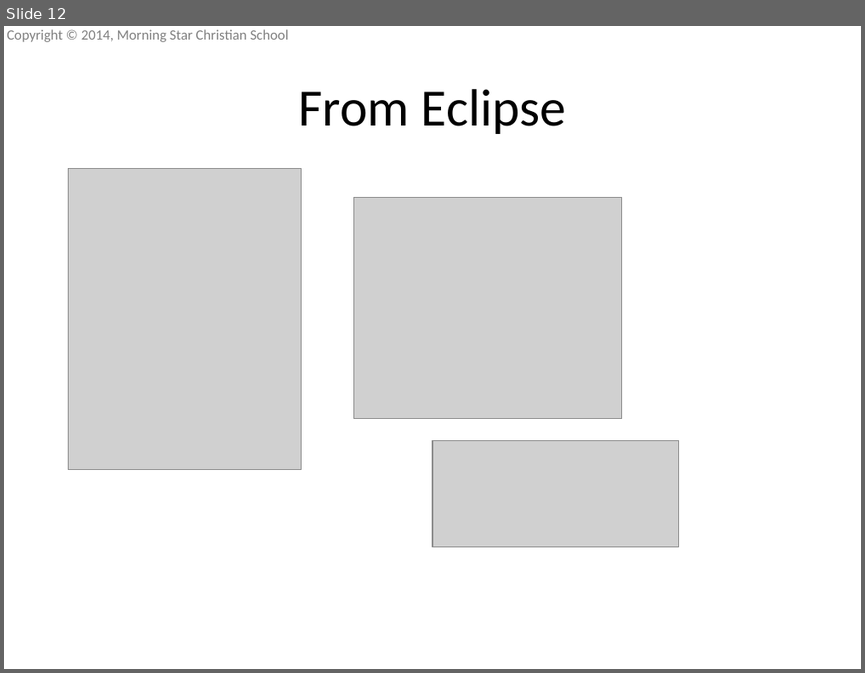
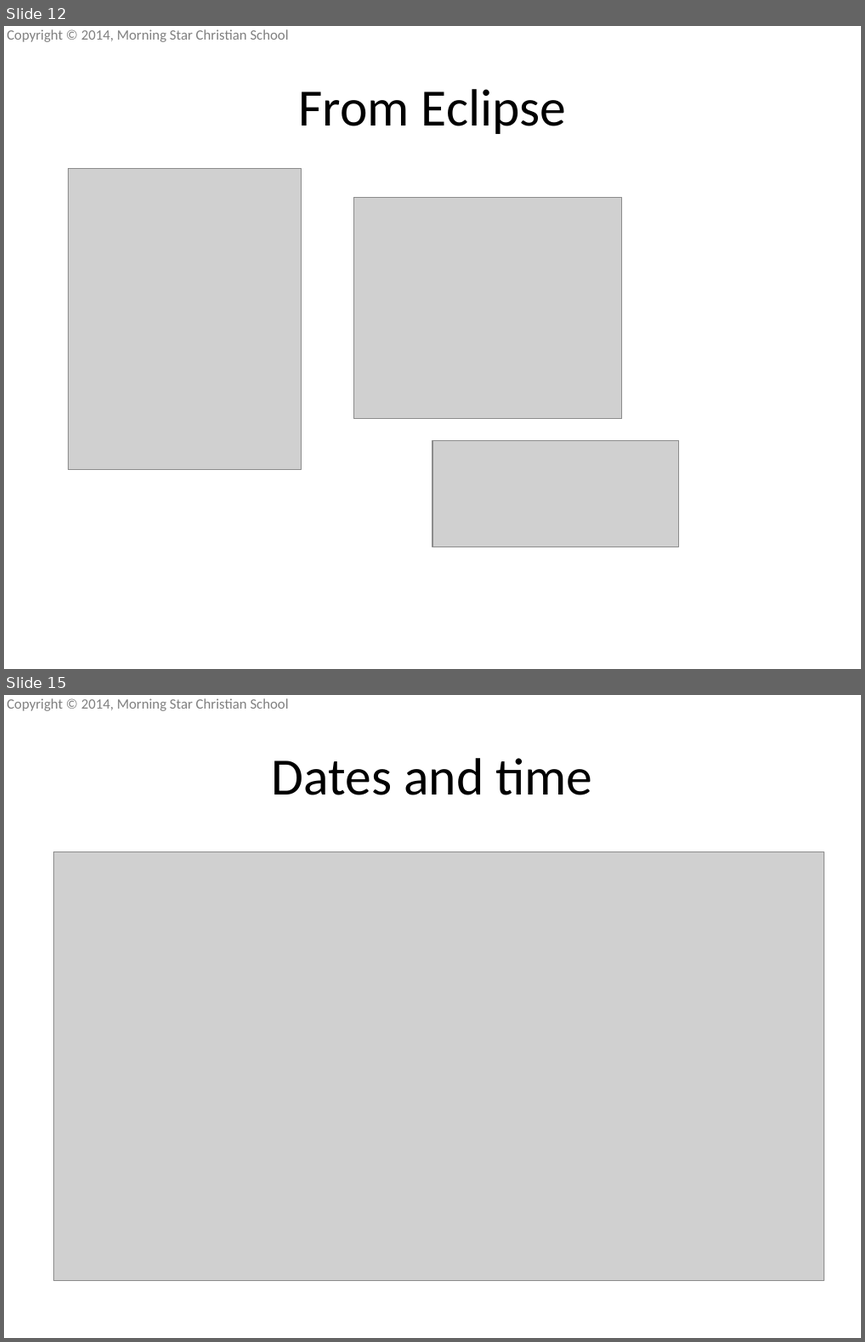
Before and after one commit to mscsbend/presentations, a slide deck: Lesson 5.pptx. Shown one above the other, each under a label of ours: slide 12 before the commit, slides 12 and 15 after it; the slides between them are not shown. The pictures are 865x673 and 865x1342 pixels, drawn with LibreOffice and Linux fonts; fonts in the diff are those of the drawing; grey boxes stand for pictures; background and template pictures are left out. Boxes give left, top, right and bottom in pixels: in the first picture for what was removed or moved away, otherwise in the second. Text is boxed around its words. In the diff, an @@ line names an element or a change of style, - is before the commit and + after.

```diff
--- a/Lesson 5.pptx
+++ b/Lesson 5.pptx
@@ slide 15 added at (4, 695, 861, 1338), background picture (left out); not listed: 1 template element that a slide beside it also shows @@
@@ title added at (272, 758, 592, 795), 44 pt, text #000000 @@
+Dates and time
@@ picture added at (53, 851, 823, 1280) @@
```
Also in this commit, not shown: 1 slide changed, 6 other slides added.
